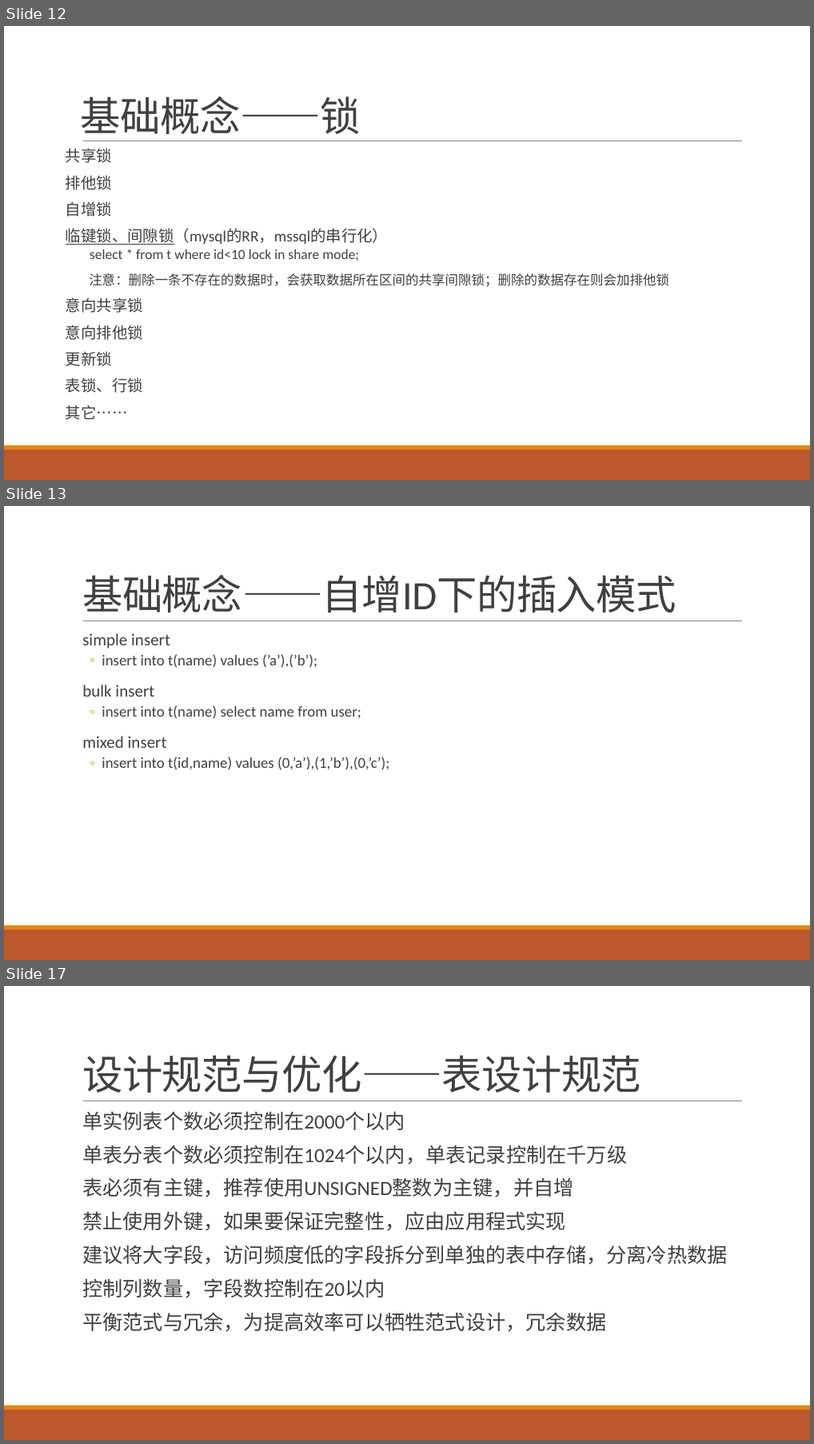
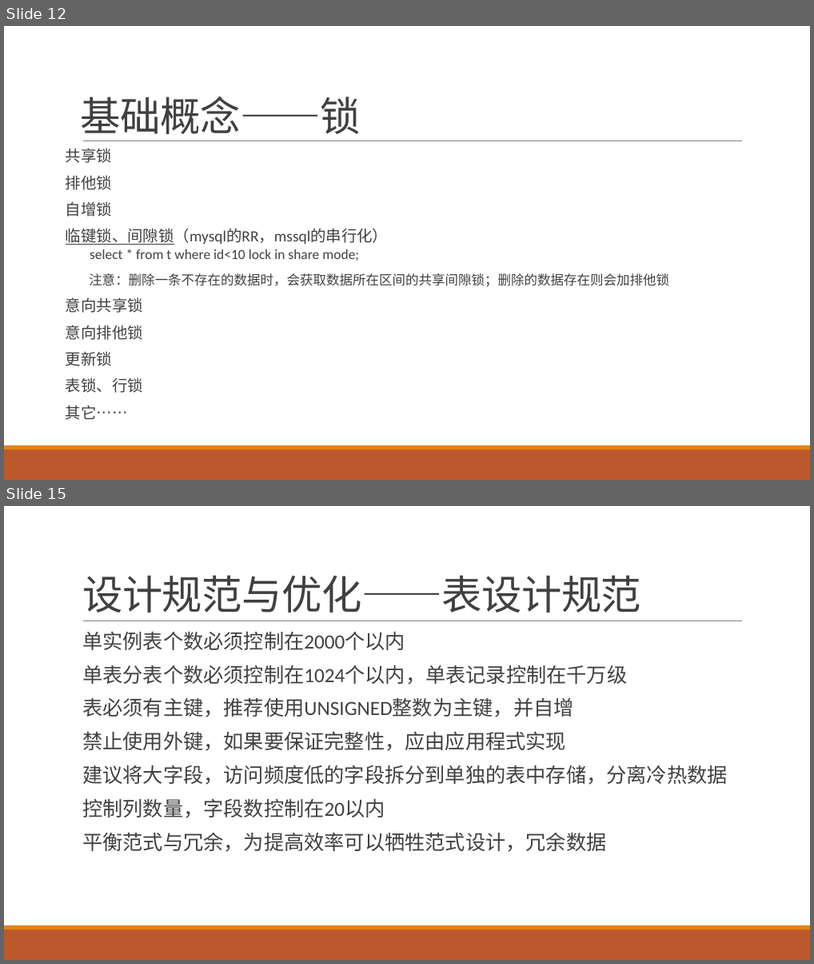
Before and after one commit to jaspone/notes, a slide deck: mysql分享.pptx. Shown one above the other, each under a label of ours: slides 12, 13 and 17 before the commit, slides 12 and 15 after it; the slides between them are not shown. The pictures are 814x1444 and 814x964 pixels, drawn with LibreOffice and Linux fonts; fonts in the diff are those of the drawing. Boxes give left, top, right and bottom in pixels: in the first picture for what was removed or moved away, otherwise in the second. Text is boxed around its words. In the diff, an @@ line names an element or a change of style, - is before the commit and + after.

```diff
--- a/mysql分享.pptx
+++ b/mysql分享.pptx
@@ slide 13 removed at box(4, 506, 810, 960), background #FFFFFF; not listed: 3 template elements that a slide beside it also shows @@
@@ title removed at box(82, 575, 677, 612) @@
-基础概念——自增ID下的插入模式
@@ text removed at box(82, 633, 390, 770) @@
-  simple insert
-  ◦ insert into t(name) values (’a’),(’b’);
-  bulk insert
-  ◦ insert into t(name) select name from user;
-  mixed insert
-  ◦ insert into t(id,name) values (0,’a’),(1,’b’),(0,’c’);
@@ what was slide 17 is now slide 15 @@
```
Also in this commit, not shown: 4 slides changed, 1 slide added, 1 other slide removed.
